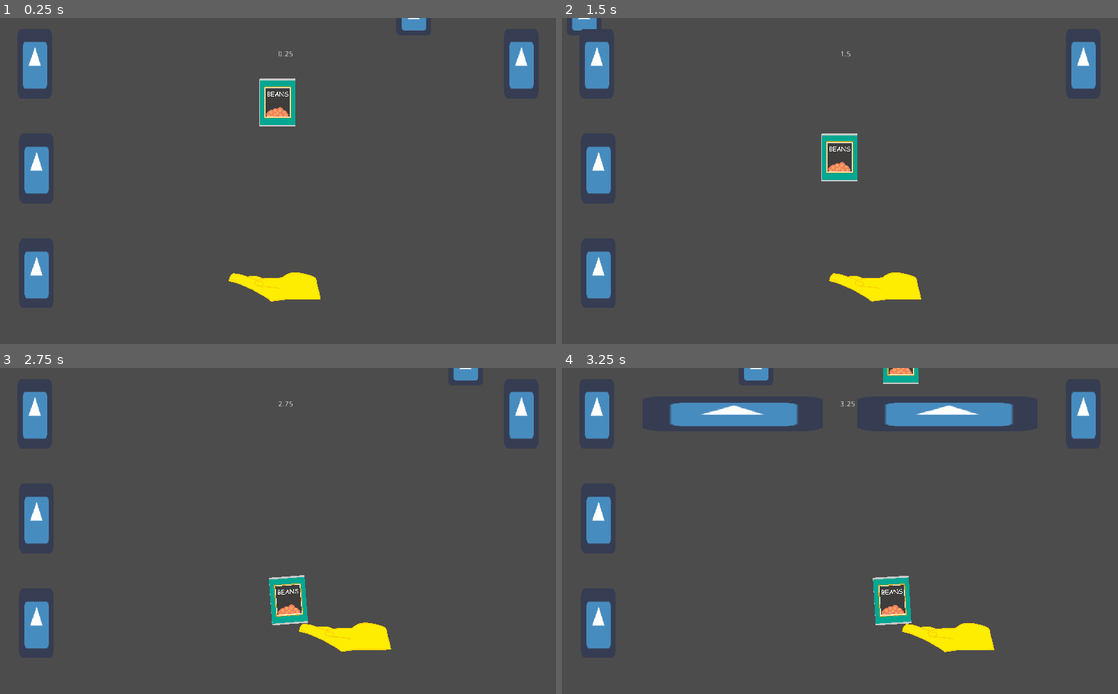
Above: before the commit, frames 1-4 (two rows, left to right).
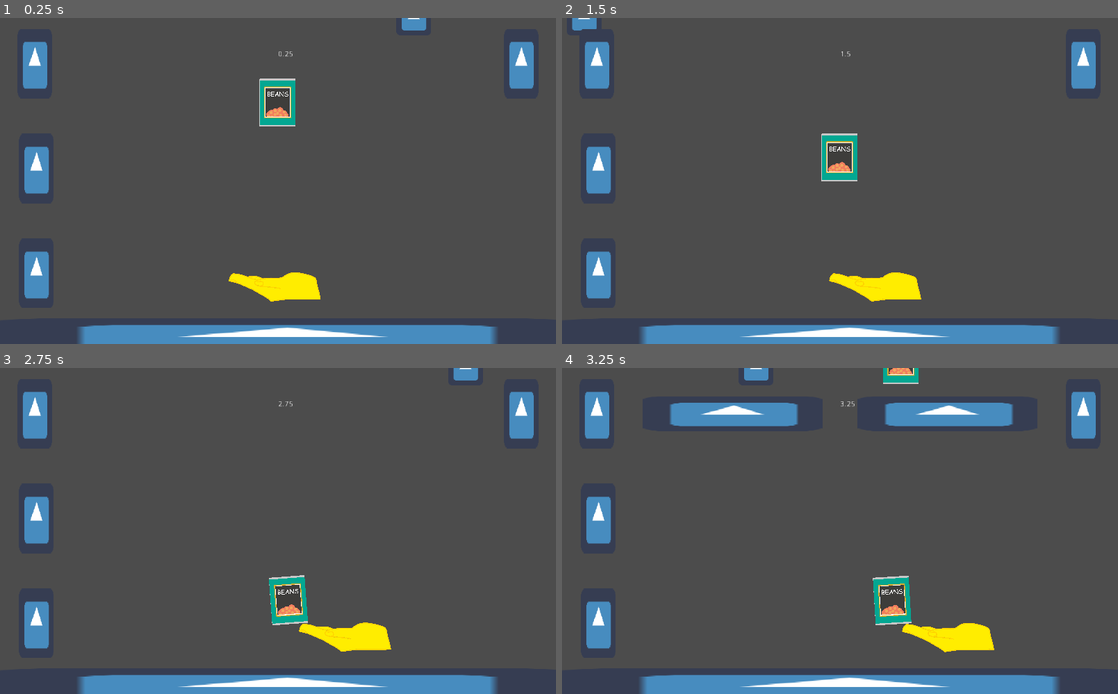
Above: after the commit, the same moments.

Repository: FyshStyx/SpillTheBeans
Game: Godot game, scene res://MainScene.tscn
Two runs of this game, one before a commit and one after it. Both use one fixed random seed, a clock stepped at 60 frames per second and the inputs below. The project has no main scene, so this scene is started directly. The engine's default icon, where the game draws it, is replaced by a stand-in: a white triangle on a blue panel in a dark square.
Inputs:
- Up to frame 1 (0.25 s): no input
- Up to frame 2 (1.5 s): hold D (movement_right) 0.53-1.28 s; hold A (movement_left) from 1.28 s (still down)
- Up to frame 3 (2.75 s): release A (movement_left) at 2.03 s; hold D (movement_right) from 2.03 s (still down)
- Up to frame 4 (3.25 s): keep holding D (movement_right)

The runs differ from the first frame. In frame 1, 4.5% of the frame differs, in the area x 14-90%, y 94-100%; in frame 2, 4.5%; in frame 3, 4.5%; in frame 4, 4.5%.

Commit message:
added prototype ear

Diff:
--- a/beans/MainScene.tscn
+++ b/beans/MainScene.tscn
@@ -1,9 +1,10 @@
-[gd_scene load_steps=7 format=2]
+[gd_scene load_steps=8 format=2]
 
 [ext_resource path="res://Scripts/Counter.gd" type="Script" id=1]
 [ext_resource path="res://Scenes/BeanCan.tscn" type="PackedScene" id=2]
 [ext_resource path="res://Scenes/HumanHand.tscn" type="PackedScene" id=3]
 [ext_resource path="res://Scenes/Head.tscn" type="PackedScene" id=4]
+[ext_resource path="res://Scenes/Ear.tscn" type="PackedScene" id=5]
 [ext_resource path="res://Scenes/BeanSpawner.tscn" type="PackedScene" id=6]
 
 [sub_resource type="RectangleShape2D" id=1]
@@ -72,6 +73,9 @@
 [node name="testhead4" parent="." instance=ExtResource( 4 )]
 position = Vector2( 960, 84 )
 
+[node name="Ear" parent="." instance=ExtResource( 5 )]
+position = Vector2( 521, 585 )
+
 [connection signal="timeout" from="Timer" to="BeanSpawner" method="_on_Timer_timeout"]
 [connection signal="timeout" from="Timer" to="testhead1" method="_on_Timer_timeout"]
 [connection signal="timeout" from="Timer" to="testhead4" method="_on_Timer_timeout"]
--- /dev/null
+++ b/beans/Scenes/Ear.gd
@@ -0,0 +1,20 @@
+extends Area2D
+
+var middle_x
+var middle_y
+
+func _ready():
+	var screen_size = get_viewport_rect().size
+	middle_x = screen_size.x / 2
+	middle_y = screen_size.y / 2
+
+
+# Game over when a can collides with the ear
+func _on_Ear_body_entered(body):
+
+	if body.get_class() == "Can":
+		print("game over")
+#		var txt = RichTextLabel.new()
+#		txt.set_text("GAME OVER")
+#		txt.set_position(Vector2(middle_x, middle_y))
+#		get_parent().add_child(txt)
--- /dev/null
+++ b/beans/Scenes/Ear.tscn
@@ -0,0 +1,19 @@
+[gd_scene load_steps=4 format=2]
+
+[ext_resource path="res://Sprites/icon.png" type="Texture" id=1]
+[ext_resource path="res://Scenes/Ear.gd" type="Script" id=2]
+
+[sub_resource type="RectangleShape2D" id=1]
+extents = Vector2( 542, 31 )
+
+[node name="Ear" type="Area2D"]
+script = ExtResource( 2 )
+
+[node name="Icon" type="Sprite" parent="."]
+scale = Vector2( 16.9219, 1 )
+texture = ExtResource( 1 )
+
+[node name="CollisionShape2D" type="CollisionShape2D" parent="."]
+shape = SubResource( 1 )
+
+[connection signal="body_entered" from="." to="." method="_on_Ear_body_entered"]
--- a/beans/Scripts/BeanCan.gd
+++ b/beans/Scripts/BeanCan.gd
@@ -3,7 +3,9 @@
 # Use this variable to check if this can has been "caught" yet
 var in_stack = false
 
-
+#Override of default behaviour
+func get_class():
+	return "Can"
 
 # Create joints between colliding rigid bodies so the stack is more "stable"
 # (Possible mechanic, you lose when hand dips past certain degree of tilt??)
--- a/beans/Scripts/Head.gd
+++ b/beans/Scripts/Head.gd
@@ -2,13 +2,12 @@
 
 const speech_bubble = preload("res://Scenes/Speech Bubble.tscn")
 
-var screen_size
 var middle
 
 
 # Called when the node enters the scene tree for the first time.
 func _ready():
-	screen_size = get_viewport_rect().size
+	var screen_size = get_viewport_rect().size
 	middle = screen_size.x / 2
 
 
